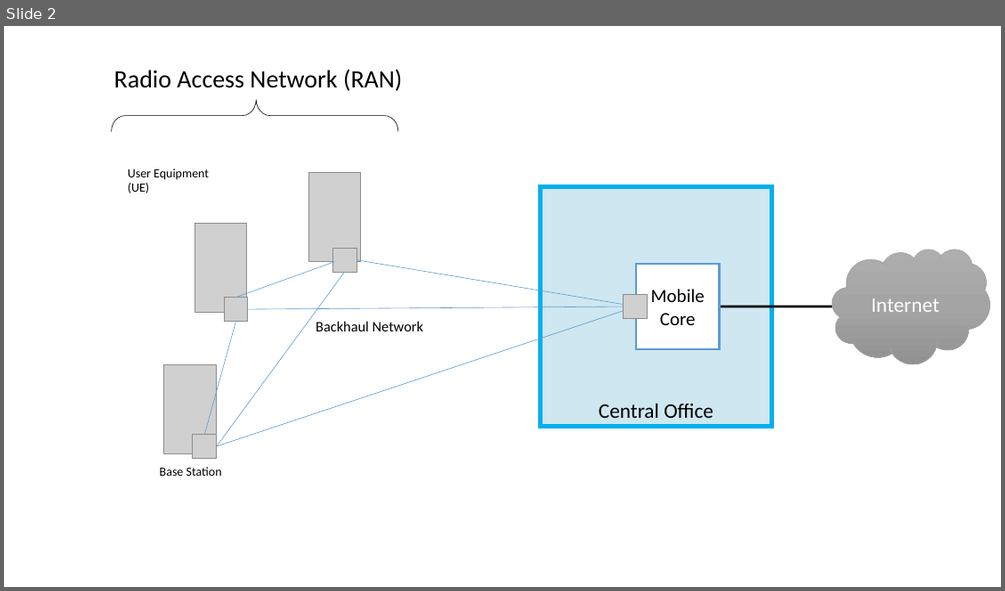
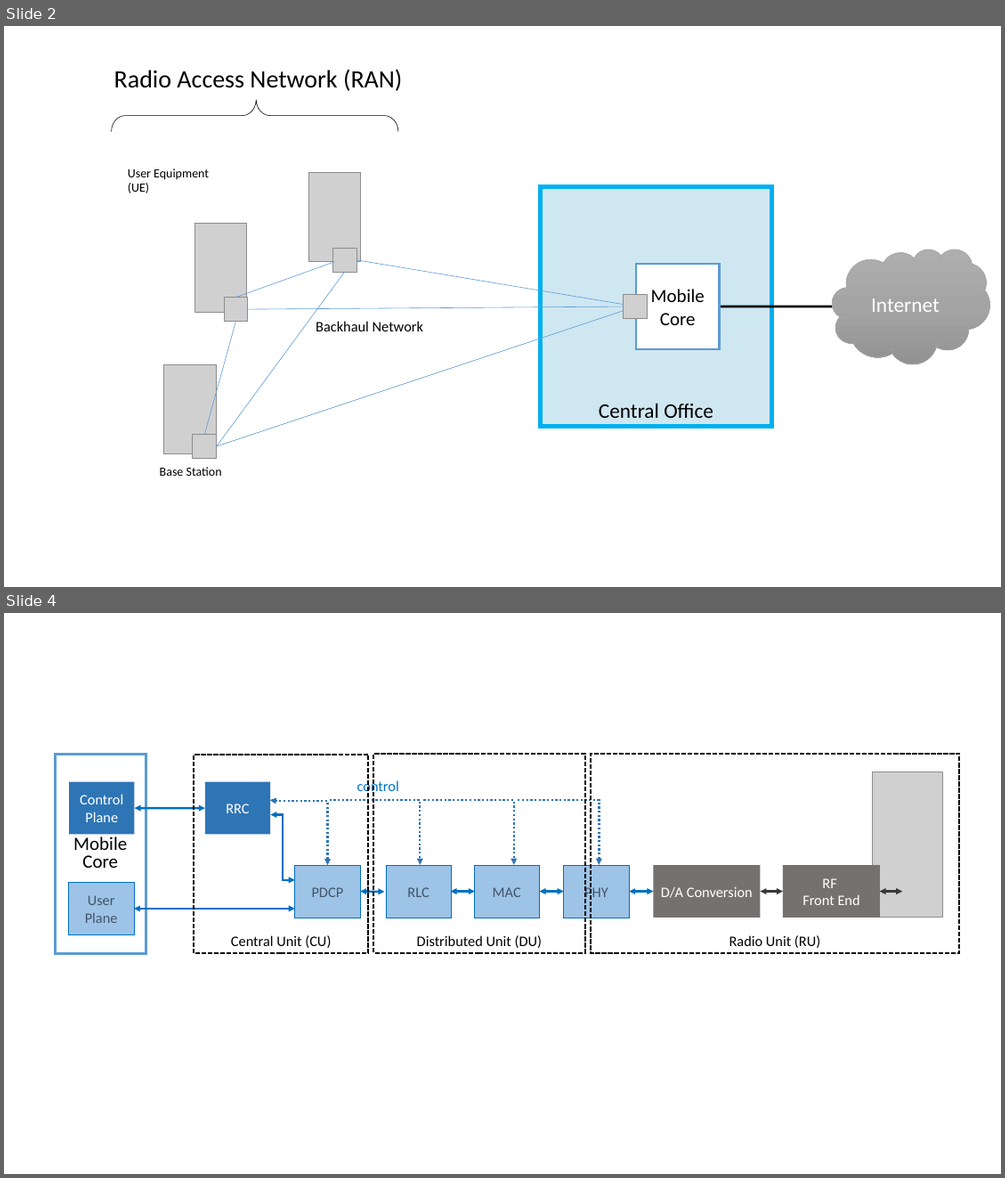
Before and after one commit to SystemsApproach/sdn, a slide deck: access.pptx. Shown one above the other, each under a label of ours: slide 2 before the commit, slides 2 and 4 after it; the slides between them are not shown. The pictures are 1005x591 and 1005x1178 pixels, drawn with LibreOffice and Linux fonts; fonts in the diff are those of the drawing; grey boxes stand for pictures; background and template pictures are left out. Boxes give left, top, right and bottom in pixels: in the first picture for what was removed or moved away, otherwise in the second. Text is boxed around its words. In the diff, an @@ line names an element or a change of style, - is before the commit and + after.

```diff
--- a/access.pptx
+++ b/access.pptx
@@ slide 4 added at box(4, 613, 1001, 1174), background #FFFFFF @@
@@ rectangle added at box(55, 755, 146, 953), fill #FFFFFF, outline #5B9BD5 2.25 pt, 18 pt, text #000000 @@
+Mobile
+Core
@@ rectangle added at box(194, 755, 368, 953), outline #000000 1.5 pt dashed, 14 pt, text #000000 @@
+Central Unit (CU)
@@ rectangle added at box(373, 754, 585, 952), outline #000000 1.5 pt dashed, 14 pt, text #000000 @@
+Distributed Unit (DU)
@@ rectangle added at box(591, 754, 959, 952), outline #000000 1.5 pt dashed, 14 pt, text #000000 @@
+Radio Unit (RU)
@@ picture added at box(873, 771, 943, 917) @@
@@ rectangle added at box(69, 782, 134, 835), fill #2E75B6, 14 pt, text #FFFFFF @@
+Control
+Plane
@@ rectangle added at box(205, 782, 270, 835), fill #2E75B6, 14 pt, text #FFFFFF @@
+RRC
@@ text added at box(357, 779, 399, 795), 14 pt, text #0070C0 @@
+control
@@ text added at box(73, 805, 135, 819), 12 pt, text #FFFFFF @@
+Mobile Core
+Control Plane
@@ double arrow added from (134, 808) to (205, 808), #0070C0 2 pt @@
@@ elbow double arrow added from (270, 815) to (295, 880), #0070C0 2 pt @@
@@ elbow double arrow added from (270, 800) to (328, 865), #2E75B6 2 pt dashed @@
@@ elbow arrow added from (329, 800) to (420, 865), #2E75B6 2 pt dashed @@
@@ elbow arrow added from (423, 800) to (514, 865), #2E75B6 2 pt dashed @@
@@ elbow arrow added from (518, 800) to (599, 865), #2E75B6 2 pt dashed @@
@@ text added at box(73, 834, 127, 923), 12 pt, text #FFFFFF @@
+Mobile Core
+User Plane
@@ rectangle added at box(295, 865, 360, 917), fill #9DC3E6, outline #0070C0 0.5 pt, 14 pt, text #44546A @@
+PDCP
@@ rectangle added at box(386, 865, 451, 917), fill #9DC3E6, outline #0070C0 0.5 pt, 14 pt, text #44546A @@
+RLC
@@ rectangle added at box(474, 865, 540, 917), fill #9DC3E6, outline #0070C0 0.5 pt, 14 pt, text #44546A @@
+MAC
@@ rectangle added at box(564, 865, 629, 917), fill #9DC3E6, outline #0070C0 0.5 pt, 14 pt, text #44546A @@
+PHY
@@ rectangle added at box(653, 865, 760, 917), fill #767171, 14 pt, text #FFFFFF @@
+D/A Conversion
@@ rectangle added at box(783, 865, 881, 917), fill #767171, 14 pt, text #FFFFFF @@
+RF
+Front End
@@ rectangle added at box(68, 882, 133, 934), fill #9DC3E6, outline #0070C0 0.5 pt, 14 pt, text #44546A @@
+User
+Plane
@@ double arrow added from (360, 892) to (385, 892), #0070C0 2 pt @@
@@ double arrow added from (451, 892) to (475, 892), #0070C0 2 pt @@
@@ double arrow added from (540, 892) to (564, 892), #0070C0 2 pt @@
@@ double arrow added from (629, 892) to (653, 892), #0070C0 2 pt @@
@@ double arrow added from (760, 892) to (783, 892), #3B3838 2 pt @@
@@ double arrow added from (880, 892) to (902, 892), #3B3838 2 pt @@
@@ double arrow added from (134, 908) to (295, 908), #0070C0 2 pt @@
```
Also in this commit, not shown: 3 other slides added, 6 other files.
